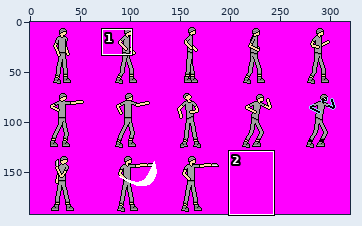
File history of a sprite sheet, graphics/spritesheets/player.png. Above, an overview of the earlier version with the close-up marked.
Close-up. Before the edit:
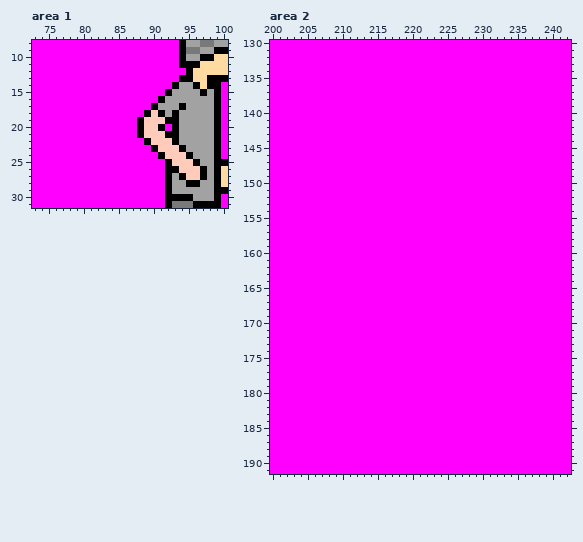
The file is 320x192 pixels. Shown: area 1: x 73..100, y 8..31; area 2: x 200..242, y 130..191. The commit also changed other parts of the picture, which this record leaves out.
After the commit:
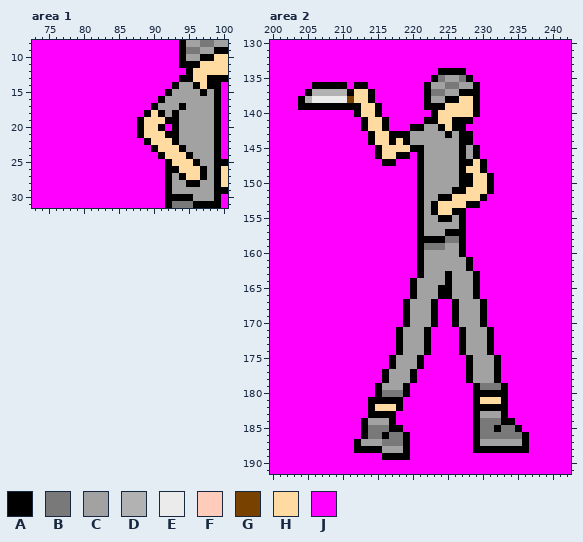
Palette (. is transparent): A #000000  B #797979  C #a2a2a2  D #b2b2b2  E #ebebeb  F #ffcbba  G #794100  H #ffdba2  J #ff00ff
Edits made:
Changed rows in their new state; - is an unchanged pixel.
Area 1:
first column x 89:
18 -H------
19 HHH-----
20 HH------
21 HHH-----
22 -HHH----
23 --HHH---
24 ---HHH--
25 ----HHH-
26 -----HHH
27 ------HH
Area 2:
first column x 204:
134 --------------------AAAA---------
135 -------------------ABCCBA--------
136 --AAAAA-AA--------ACCBBCCA-------
137 -ADDDDDAHHA-------ABBCCAAA-------
138 ADEEEEEGHHA-------ACCAAHHA-------
139 AAAAAAAAAHHA------AAAHHHHA-------
140 --------AHHA-------AHHHHHA-------
141 ---------AHHA-----AAHHAAA--------
142 ---------AHHA---AACCAHAA---------
143 ----------AHHAAACCCCCACAA--------
144 ----------AHHAHACCCCCCCAA--------
145 -----------AHHHHAACCCCCACA-------
146 -----------AHHAA-ACCCCCACA-------
147 ------------AA---ACCCCCAAHA------
148 -----------------ACCCCCAHHA------
149 -----------------ACCCCCAAHHA-----
150 -----------------ACCCCCAAHHA-----
151 -----------------ACCCCAAHHHA-----
152 -----------------ACCAAHHHHA------
153 -----------------ACAHHHHAA-------
154 -----------------ACAHHAA---------
155 -----------------ACCAACA---------
156 -----------------ACCCCCA---------
157 -----------------ACCCAAA---------
158 -----------------AAAABBA---------
159 -----------------ABBBCCA---------
160 -----------------ACCCCCA---------
161 -----------------ACCCCCCA--------
162 -----------------ACCCCCCA--------
163 -----------------ACCCACCCA-------
164 ----------------ACCCCACCCA-------
165 ----------------ACCCAACCCA-------
166 ----------------ACCCAACCCA-------
167 ---------------ACCCA--ACCCA------
168 ---------------ACCCA--ACCCA------
169 ---------------ACCCA--ACCCA------
170 ---------------ACCCA--ACCCA------
171 --------------ACCCA----ACCCA-----
172 --------------ACCCA----ACCCA-----
173 --------------ACCCA----ACCCA-----
174 --------------ACCCA----ACCCA-----
175 -------------ACCCA------ACCCA----
176 -------------ACCCA------ACCCA----
177 ------------ACCCA-------ACCCA----
178 ------------ACCCA-------ACCCA----
179 -----------ACCCA---------ABBBA---
180 -----------ABBBA---------AAAAA---
181 ----------AAAAA----------AHHHA---
182 ----------AHHHA----------AAAAA---
183 ----------AAAA-----------ACCCA---
184 ---------ACCCA-----------ABBBAA--
185 ---------ABBBAA----------ABBABBA-
186 ---------ABBABBA---------ABBBBBBA
187 --------ACCCBBBA---------ACCCCCCA
188 --------AAAACCCA---------AAAAAAAA
189 ------------AAAA-----------------
Pixel boxes of the changes (left, top, right, bottom) in both close-ups:
changed: (144, 110, 200, 180)
changed: (298, 68, 529, 460)
